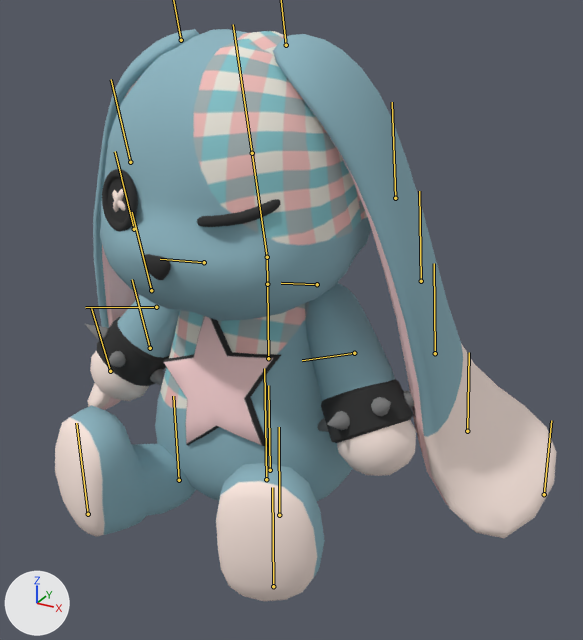
Two versions of the glTF model Data/TeamModels/Enemy/BossEnemy.gltf, one commit apart.
Camera for both pictures: a 50 mm camera at (4.55, -7.42, 6.06) aimed at (0.45, 0.03, 2.33). The axes (+X, +Y, +Z) are drawn at lower left. The lights are the same throughout. The picture after the commit comes second. Both versions are drawn at frame 24 of the action 'Boss_stay'; the numbers are the values there. The bones that change, and the others that lie on the model, are drawn over the model as lines.
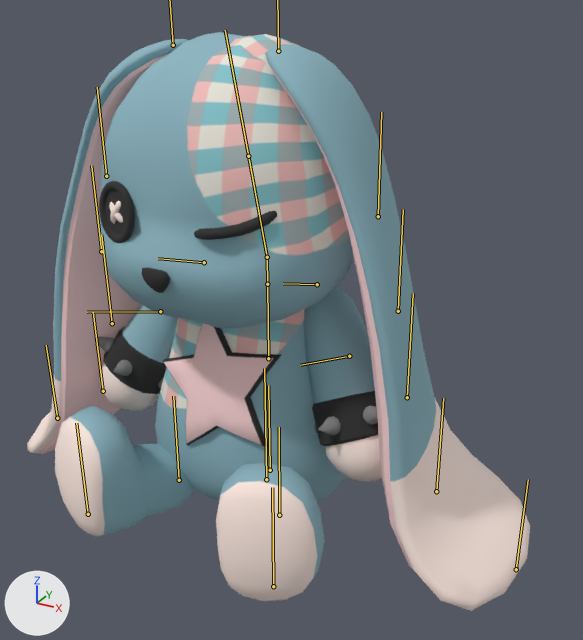
Changed parts and their boxes (x1, y1, x2, y2) in the pictures (583 x 640 px):
```json
{"object": "Mesh_0", "change": "posed", "before": [55, 29, 556, 601], "after": [27, 32, 530, 611]}
{"bone": "neck", "before": "(267, 257) to (252, 153)", "after": "(267, 257) to (248, 156)"}
{"bone": "L_arm", "before": "(317, 284) to (281, 283)", "after": "(317, 284) to (283, 283)"}
{"bone": "R_arm", "before": "(204, 262) to (160, 259)", "after": "(204, 262) to (158, 258)"}
```

Scene script edits in JSON lines:
```json
{"block": "bone_neck", "where": "bone_neck = bpy.data.objects['Armature'].pose.bones['neck']  # child of 'spain2'"}
{"op": "set", "path": "bone_neck.rotation_quaternion", "old": "(0.994, 0.113, 0.0, 0.0)", "new": "(0.99, 0.143, 0.0, 0.0)", "note": "degrees (13, 0, 0) -> degrees (16, 0, 0)"}
{"block": "bone_l_ear1", "where": "bone_l_ear1 = bpy.data.objects['Armature'].pose.bones['L_ear1']  # child of 'head'"}
{"op": "set", "path": "bone_l_ear1.rotation_quaternion", "old": "(1.0, 0.0, 0.0, 0.0)", "new": "(0.991, -0.131, 0.0, 0.0)", "note": "degrees (0, 0, 0) -> degrees (-15, 0, 0)"}
{"block": "bone_r_ear1", "where": "bone_r_ear1 = bpy.data.objects['Armature'].pose.bones['R_ear1']  # child of 'head'"}
{"op": "set", "path": "bone_r_ear1.rotation_quaternion", "old": "(1.0, 0.0, 0.0, 0.0)", "new": "(0.991, -0.131, 0.0, 0.0)", "note": "degrees (0, 0, 0) -> degrees (-15, 0, 0)"}
{"block": "bone_l_arm", "where": "bone_l_arm = bpy.data.objects['Armature'].pose.bones['L_arm']  # child of 'spain2'"}
{"op": "set", "path": "bone_l_arm.location", "old": "(0.0, 0.2, -0.03)", "new": "(0.0, 0.2, 0.0)"}
{"op": "set", "path": "bone_l_arm.rotation_quaternion", "old": "(0.819, 0.574, 0.0, 0.0)", "new": "(0.818, 0.573, -0.025, -0.036)", "note": "degrees (70, 0, 0) -> degrees (70, 0, -5)"}
{"block": "bone_r_arm", "where": "bone_r_arm = bpy.data.objects['Armature'].pose.bones['R_arm']  # child of 'spain2'"}
{"op": "set", "path": "bone_r_arm.location", "old": "(0.0, 0.2, -0.03)", "new": "(0.0, 0.2, 0.0)"}
{"op": "set", "path": "bone_r_arm.rotation_quaternion", "old": "(0.819, 0.574, 0.0, 0.0)", "new": "(0.818, 0.573, 0.025, 0.036)", "note": "degrees (70, 0, 0) -> degrees (70, 0, 5)"}
```
